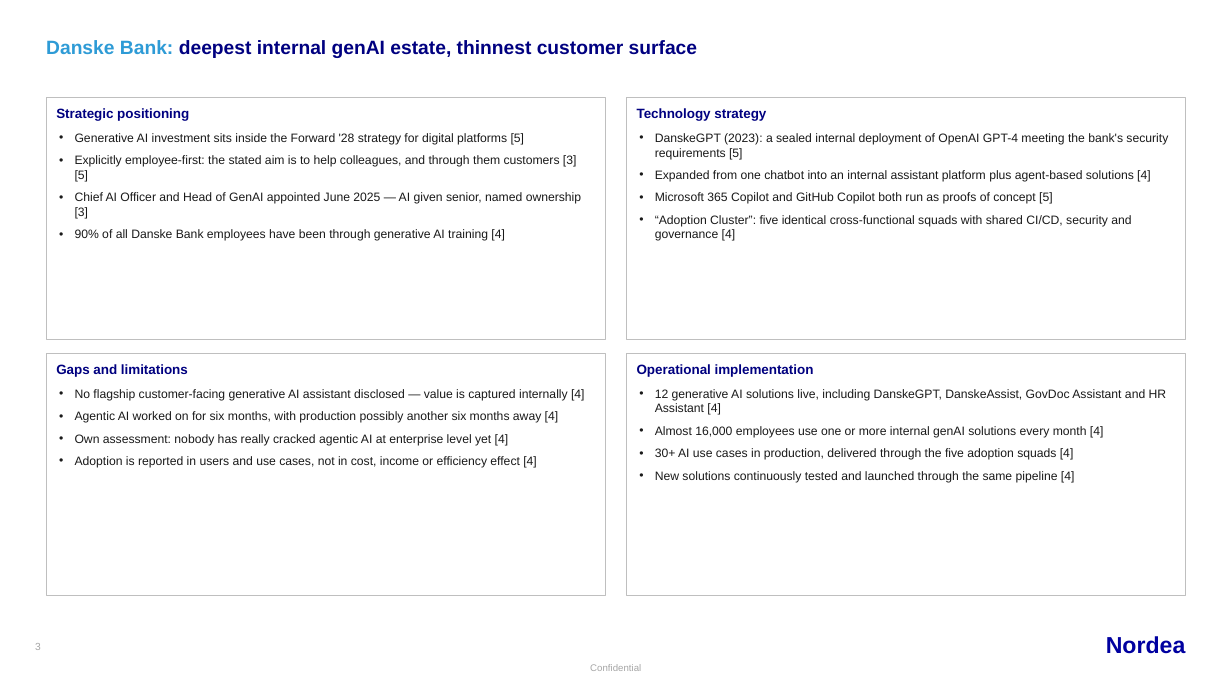
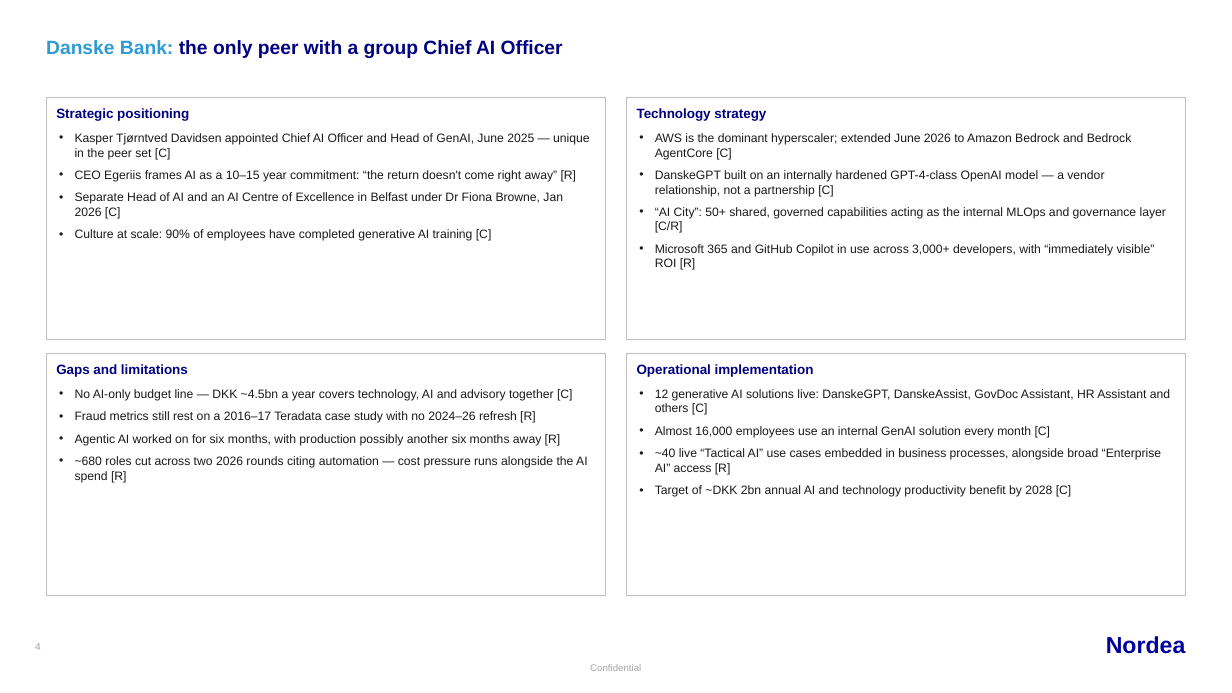
Before and after one commit to 7d2gcx86xs-create/Bank-SDK, a slide deck: slide 4 of docs/nordic-banks-ai-peer-review.pptx (slide 3 before the commit). Drawn at 1232x693 pixels with LibreOffice and Linux fonts; fonts in the diff are those of the drawing. Boxes give left, top, right and bottom in pixels: in the first picture for what was removed or moved away, otherwise in the second. Text is boxed around its words. In the diff, an @@ line names an element or a change of style, - is before the commit and + after.

```diff
--- a/docs/nordic-banks-ai-peer-review.pptx
+++ b/docs/nordic-banks-ai-peer-review.pptx
@@ text at box(46, 40, 563, 58): text changed @@
-Danske Bank: deepest internal genAI estate, thinnest customer surface
+Danske Bank: the only peer with a group Chief AI Officer
@@ text at box(75, 133, 590, 241): text changed @@
-• Generative AI investment sits inside the Forward '28 strategy for digital platforms [5]
-• Explicitly employee-first: the stated aim is to help colleagues, and through them customers [3][5]
-• Chief AI Officer and Head of GenAI appointed June 2025 — AI given senior, named ownership [3]
-• 90% of all Danske Bank employees have been through generative AI training [4]
+• Kasper Tjørntved Davidsen appointed Chief AI Officer and Head of GenAI, June 2025 — unique in the peer set [C]
+• CEO Egeriis frames AI as a 10–15 year commitment: “the return doesn't come right away” [R]
+• Separate Head of AI and an AI Centre of Excellence in Belfast under Dr Fiona Browne, Jan 2026 [C]
+• Culture at scale: 90% of employees have completed generative AI training [C]
@@ text at box(655, 133, 1166, 270): text changed @@
-• DanskeGPT (2023): a sealed internal deployment of OpenAI GPT-4 meeting the bank's security requirements [5]
-• Expanded from one chatbot into an internal assistant platform plus agent-based solutions [4]
-• Microsoft 365 Copilot and GitHub Copilot both run as proofs of concept [5]
-• “Adoption Cluster”: five identical cross-functional squads with shared CI/CD, security and governance [4]
+• AWS is the dominant hyperscaler; extended June 2026 to Amazon Bedrock and Bedrock AgentCore [C]
+• DanskeGPT built on an internally hardened GPT-4-class OpenAI model — a vendor relationship, not a partnership [C]
+• “AI City”: 50+ shared, governed capabilities acting as the internal MLOps and governance layer [C/R]
+• Microsoft 365 and GitHub Copilot in use across 3,000+ developers, with “immediately visible” ROI [R]
@@ text at box(75, 389, 587, 483): text changed @@
-• No flagship customer-facing generative AI assistant disclosed — value is captured internally [4]
-• Agentic AI worked on for six months, with production possibly another six months away [4]
-• Own assessment: nobody has really cracked agentic AI at enterprise level yet [4]
-• Adoption is reported in users and use cases, not in cost, income or efficiency effect [4]
+• No AI-only budget line — DKK ~4.5bn a year covers technology, AI and advisory together [C]
+• Fraud metrics still rest on a 2016–17 Teradata case study with no 2024–26 refresh [R]
+• Agentic AI worked on for six months, with production possibly another six months away [R]
+• ~680 roles cut across two 2026 rounds citing automation — cost pressure runs alongside the AI spend [R]
@@ text at box(655, 389, 1170, 497): text changed @@
-• 12 generative AI solutions live, including DanskeGPT, DanskeAssist, GovDoc Assistant and HR Assistant [4]
-• Almost 16,000 employees use one or more internal genAI solutions every month [4]
-• 30+ AI use cases in production, delivered through the five adoption squads [4]
-• New solutions continuously tested and launched through the same pipeline [4]
+• 12 generative AI solutions live: DanskeGPT, DanskeAssist, GovDoc Assistant, HR Assistant and others [C]
+• Almost 16,000 employees use an internal GenAI solution every month [C]
+• ~40 live “Tactical AI” use cases embedded in business processes, alongside broad “Enterprise AI” access [R]
+• Target of ~DKK 2bn annual AI and technology productivity benefit by 2028 [C]
@@ text at box(35, 643, 41, 649): text changed @@
-3
+4
```
Also in this commit, not shown: 6 other slides changed, 8 slides added, 6 slides removed, 1 other file.
